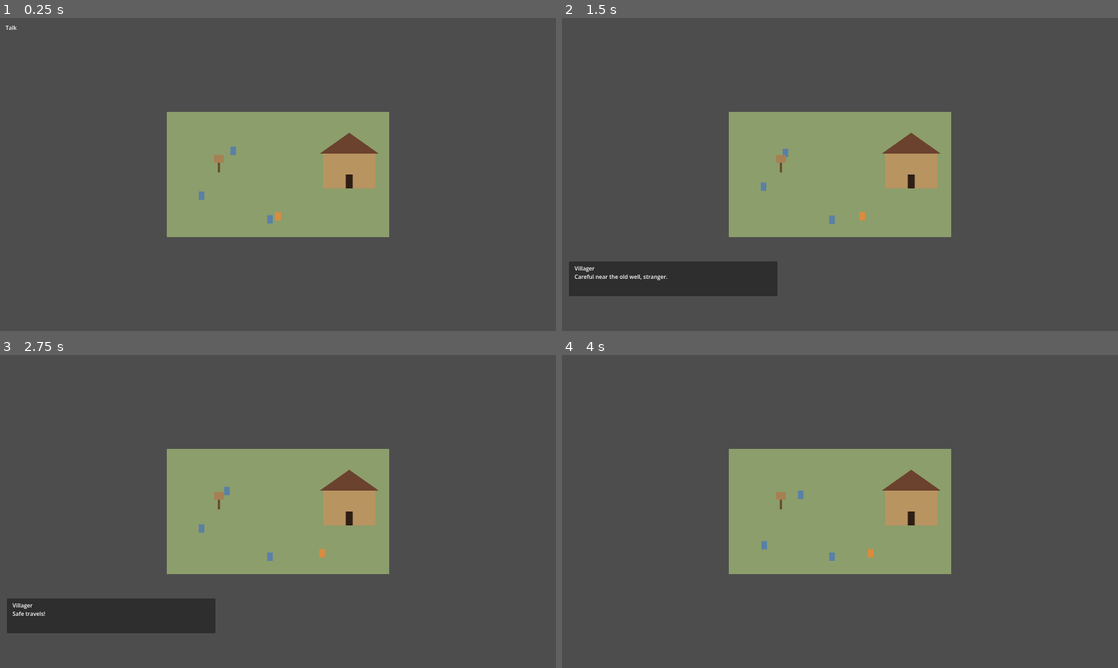
Above: before the commit, frames 1-4 (two rows, left to right).
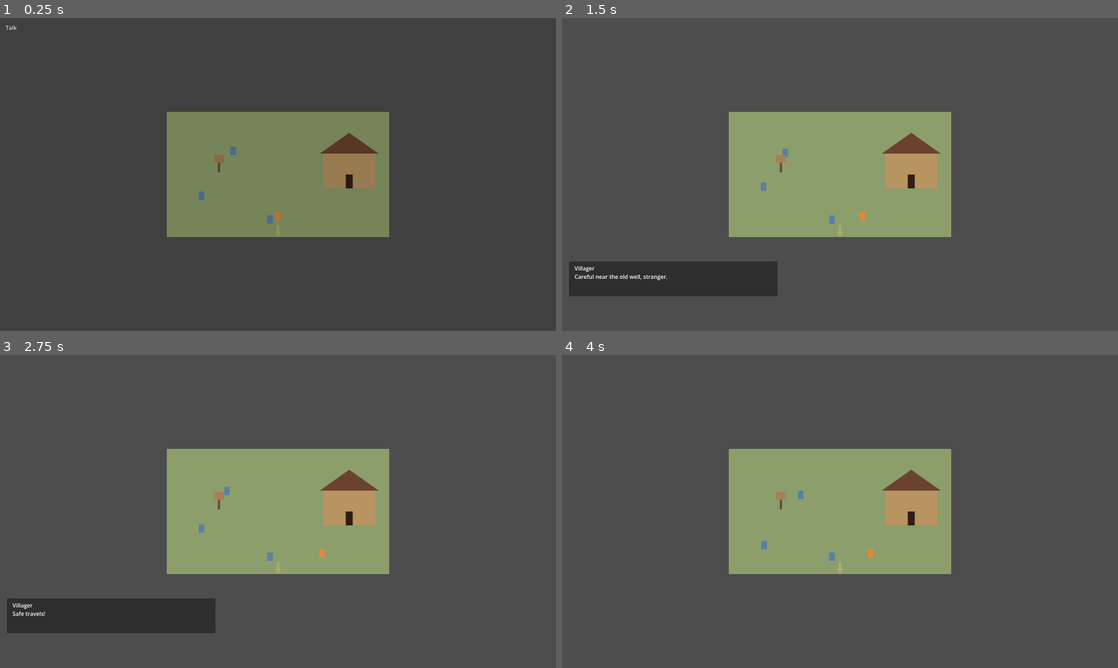
Above: after the commit, the same moments.

Repository: djkipyaboy/bunnies
Game: Godot game, scene res://world/town_demo.tscn
The game is run twice, just before and just after one commit, with the same random seed, the same clock (stepped at 60 frames per second) and the same inputs. This scene is started directly instead of the project's main scene.
Inputs (mouse positions are in pixels of both pictures, inside the frame that each line leads up to):
- Up to frame 1 (0.25 s): no input
- Up to frame 2 (1.5 s): move the mouse to (962, 158) at 0.52 s; hold D (move_right) 0.53-1.25 s; hold E (interact) 0.53-1.25 s; click (962, 158) at 0.67 s; tap Enter at 1.25 s; drag from (728, 190) to (834, 218) at 1.27 s
- Up to frame 3 (2.75 s): tap Space at 2 s; move the mouse to (333, 442) at 2.02 s; hold D (move_right) from 2.03 s (still down); hold E (interact) from 2.03 s (still down)
- Up to frame 4 (4 s): release D (move_right) at 2.75 s; release E (interact) at 2.75 s; drag from (812, 574) to (778, 502) at 2.77 s; move the mouse to (1006, 558) at 3.52 s; hold A (move_left) from 3.53 s (still down); hold E (interact) from 3.53 s (still down)

The runs differ from the first frame. In frame 1, 16% of the frame differs, in the area x 1-70%, y 2-70%; in frame 2, less than 0.1%; in frame 3, less than 0.1%; in frame 4, less than 0.1%.

Commit message:
feat(world): assemble the overworld demo scene and link it to town_demo.tscn
Builds OverworldDemo (river+bridge, mountain, trees, village SceneExit) reusing
Task 1-4's WorldGeometry/Interactable/FadeOverlay/SceneExit plus the existing
PCController/InteractPrompt, and wires town_demo.gd with its own TownExit back
out, matching the shop's existing dim/bright arrow pattern.

Diff:
--- /dev/null
+++ b/tests/test_overworld_demo_smoke.gd
@@ -0,0 +1,22 @@
+extends SceneTree
+
+## Headless smoke test for the overworld demo scene (2026-07-08-overworld-demo-prototype-design.md).
+## Confirms the scene loads and runs a few frames without a script/runtime error. Does NOT
+## verify map feel, obstacle placement, the bridge crossing, or the village transition — that
+## verification requires a human actually running the scene.
+
+var _instance: Node
+var _frames: int = 0
+
+func _init() -> void:
+	var scene: PackedScene = load("res://world/overworld_demo.tscn")
+	_instance = scene.instantiate()
+	root.add_child(_instance)
+
+func _process(_delta: float) -> bool:
+	_frames += 1
+	if _frames >= 5:
+		print("ok overworld_demo.tscn loaded and ran 5 process frames without crashing")
+		_instance.free()
+		return true
+	return false
--- /dev/null
+++ b/world/overworld_demo.gd
@@ -0,0 +1,195 @@
+class_name OverworldDemo
+extends Node2D
+
+## Root scene for the overworld demo prototype (2026-07-08-overworld-demo-prototype-design.md).
+## Flat top-down, same style/camera/movement code as town_demo.gd — the design bible's locked
+## tilted/dimetric overworld look is a separate, later visual pass (spec §0). Proves: a
+## walkable map with real physical obstacles (a river only crossable at one bridge), and a
+## landmark that transitions to a DIFFERENT scene (town_demo.tscn) via a fade, unlike the
+## town's same-scene, no-fade Door toggle. No content commitment: layout/obstacle positions
+## are disposable placeholders.
+
+const OVERWORLD_BOUNDS := Rect2(0, 0, 1280, 720)
+const RIVER_X_START: float = 600.0
+const RIVER_WIDTH: float = 60.0
+const BRIDGE_GAP_Y_START: float = 300.0
+const BRIDGE_GAP_HEIGHT: float = 80.0
+const MOUNTAIN_RECT := Rect2(1080, 40, 160, 160)
+const VILLAGE_POSITION := Vector2(200, 360)
+const PC_SPAWN := Vector2(200, 460)
+
+var _world: Node2D
+var _pc: PCController
+var _camera: Camera2D
+var _interact_prompt: InteractPrompt
+var _fade_overlay: FadeOverlay
+var _highlighted_target: Interactable
+
+func _ready() -> void:
+	_fade_overlay = FadeOverlay.new()
+	add_child(_fade_overlay)
+	_build_world()
+	_build_pc()
+	_build_camera()
+	_build_ui()
+
+func _build_world() -> void:
+	_world = Node2D.new()
+	_world.name = "World"
+	add_child(_world)
+
+	var ground := ColorRect.new()
+	ground.color = Color(0.5, 0.6, 0.4)
+	ground.position = OVERWORLD_BOUNDS.position
+	ground.size = OVERWORLD_BOUNDS.size
+	_world.add_child(ground)
+
+	_build_river()
+	_build_mountain()
+	_build_trees()
+	_build_village()
+
+	WorldGeometry.add_boundary_walls(_world, OVERWORLD_BOUNDS)
+
+func _build_river() -> void:
+	var river_visual := ColorRect.new()
+	river_visual.color = Color(0.3, 0.5, 0.75)
+	river_visual.position = Vector2(RIVER_X_START, OVERWORLD_BOUNDS.position.y)
+	river_visual.size = Vector2(RIVER_WIDTH, OVERWORLD_BOUNDS.size.y)
+	_world.add_child(river_visual)
+
+	var bridge_gap_end: float = BRIDGE_GAP_Y_START + BRIDGE_GAP_HEIGHT
+	var river_north := Rect2(RIVER_X_START, OVERWORLD_BOUNDS.position.y, RIVER_WIDTH, BRIDGE_GAP_Y_START - OVERWORLD_BOUNDS.position.y)
+	var river_south := Rect2(RIVER_X_START, bridge_gap_end, RIVER_WIDTH, OVERWORLD_BOUNDS.end.y - bridge_gap_end)
+	WorldGeometry.add_solid_collider(_world, river_north)
+	WorldGeometry.add_solid_collider(_world, river_south)
+
+	var bridge_deck := ColorRect.new()
+	bridge_deck.color = Color(0.55, 0.4, 0.25)
+	bridge_deck.position = Vector2(RIVER_X_START - 10.0, BRIDGE_GAP_Y_START)
+	bridge_deck.size = Vector2(RIVER_WIDTH + 20.0, BRIDGE_GAP_HEIGHT)
+	_world.add_child(bridge_deck)
+
+func _build_mountain() -> void:
+	var visual := ColorRect.new()
+	visual.color = Color(0.5, 0.5, 0.52)
+	visual.position = MOUNTAIN_RECT.position
+	visual.size = MOUNTAIN_RECT.size
+	_world.add_child(visual)
+	WorldGeometry.add_solid_collider(_world, MOUNTAIN_RECT)
+
+func _build_trees() -> void:
+	var tree_positions: Array[Vector2] = [
+		Vector2(80, 150), Vector2(350, 120), Vector2(450, 550), Vector2(120, 600),
+		Vector2(750, 180), Vector2(950, 500), Vector2(1150, 300),
+	]
+	for tree_position: Vector2 in tree_positions:
+		_world.add_child(_build_tree(tree_position))
+
+func _build_tree(tree_position: Vector2) -> Node2D:
+	var tree := Node2D.new()
+	tree.position = tree_position
+
+	var trunk := ColorRect.new()
+	trunk.color = Color(0.4, 0.28, 0.16)
+	trunk.position = Vector2(-4, -4)
+	trunk.size = Vector2(8, 16)
+	tree.add_child(trunk)
+
+	var canopy := ColorRect.new()
+	canopy.color = Color(0.25, 0.45, 0.22)
+	canopy.position = Vector2(-14, -28)
+	canopy.size = Vector2(28, 28)
+	tree.add_child(canopy)
+
+	WorldGeometry.add_solid_collider(tree, Rect2(-10, -10, 20, 20))
+	return tree
+
+func _build_village() -> void:
+	var landmark := Node2D.new()
+	landmark.position = VILLAGE_POSITION
+
+	var roof := Polygon2D.new()
+	roof.color = Color(0.42, 0.26, 0.18)
+	roof.polygon = PackedVector2Array([Vector2(-30, 10), Vector2(0, -30), Vector2(30, 10)])
+	landmark.add_child(roof)
+
+	var body := ColorRect.new()
+	body.color = Color(0.72, 0.58, 0.38)
+	body.position = Vector2(-25, 10)
+	body.size = Vector2(50, 30)
+	landmark.add_child(body)
+
+	_world.add_child(landmark)
+	WorldGeometry.add_solid_collider(_world, Rect2(VILLAGE_POSITION.x - 25.0, VILLAGE_POSITION.y + 10.0, 50.0, 30.0))
+
+	var entrance := SceneExit.new()
+	entrance.name = "VillageEntrance"
+	entrance.prompt_text = "Enter Village"
+	entrance.target_scene_path = "res://world/town_demo.tscn"
+	entrance.global_position = VILLAGE_POSITION + Vector2(0, 40)
+	entrance.fade_overlay = _fade_overlay
+	_world.add_child(entrance)
+
+func _build_pc() -> void:
+	_pc = PCController.new()
+	_pc.name = "PC"
+	_pc.global_position = PC_SPAWN
+
+	var shape := CollisionShape2D.new()
+	var capsule := CapsuleShape2D.new()
+	capsule.radius = 8.0
+	capsule.height = 20.0
+	shape.shape = capsule
+	_pc.add_child(shape)
+
+	var visual := ColorRect.new()
+	visual.color = Color(0.85, 0.55, 0.25)
+	visual.position = Vector2(-8, -12)
+	visual.size = Vector2(16, 24)
+	_pc.add_child(visual)
+
+	add_child(_pc)
+
+func _build_camera() -> void:
+	_camera = Camera2D.new()
+	_camera.name = "Camera2D"
+	_camera.position_smoothing_enabled = true
+	_camera.limit_left = int(OVERWORLD_BOUNDS.position.x)
+	_camera.limit_top = int(OVERWORLD_BOUNDS.position.y)
+	_camera.limit_right = int(OVERWORLD_BOUNDS.end.x)
+	_camera.limit_bottom = int(OVERWORLD_BOUNDS.end.y)
+	_pc.add_child(_camera)
+
+func _build_ui() -> void:
+	var ui := CanvasLayer.new()
+	ui.name = "UI"
+	add_child(ui)
+
+	_interact_prompt = InteractPrompt.new()
+	_interact_prompt.position = Vector2(16, 16)
+	ui.add_child(_interact_prompt)
+
+func _process(_delta: float) -> void:
+	var target: Interactable = _pc.nearest_interactable()
+	if target != null:
+		_interact_prompt.show_prompt(target.prompt_text)
+	else:
+		_interact_prompt.hide_prompt()
+	_set_highlighted_target(target)
+
+func _set_highlighted_target(target: Interactable) -> void:
+	if target == _highlighted_target:
+		return
+	if _highlighted_target != null:
+		_highlighted_target.set_highlighted(false)
+	if target != null:
+		target.set_highlighted(true)
+	_highlighted_target = target
+
+func _unhandled_input(event: InputEvent) -> void:
+	if not event.is_action_pressed("interact"):
+		return
+	var target: Interactable = _pc.nearest_interactable()
+	if target != null:
+		target.interact()
--- /dev/null
+++ b/world/overworld_demo.tscn
@@ -0,0 +1,6 @@
+[gd_scene load_steps=2 format=3]
+
+[ext_resource type="Script" path="res://world/overworld_demo.gd" id="1_overworld_demo"]
+
+[node name="OverworldDemo" type="Node2D"]
+script = ExtResource("1_overworld_demo")
--- a/world/town_demo.gd
+++ b/world/town_demo.gd
@@ -23,6 +23,7 @@
 var _dialogue_box: DialogueBox
 var _board_panel: AdventuringBoardPanel
 var _interact_prompt: InteractPrompt
+var _fade_overlay: FadeOverlay
 var _shop_entry_marker: Marker2D
 var _highlighted_target: Interactable
 var _talking_to: Villager
@@ -157,6 +158,9 @@
 	var ui := CanvasLayer.new()
 	ui.name = "UI"
 	add_child(ui)
+
+	_fade_overlay = FadeOverlay.new()
+	add_child(_fade_overlay)
 
 	_interact_prompt = InteractPrompt.new()
 	_interact_prompt.position = Vector2(16, 16)
@@ -216,6 +220,25 @@
 	exit_door.add_child(exit_arrow)
 	exit_door.highlight_visual = exit_arrow
 
+	var town_exit := SceneExit.new()
+	town_exit.name = "TownExit"
+	town_exit.prompt_text = "Leave Town"
+	town_exit.target_scene_path = "res://world/overworld_demo.tscn"
+	town_exit.global_position = Vector2(320, 340)
+	town_exit.fade_overlay = _fade_overlay
+	_exterior.add_child(town_exit)
+
+	var town_exit_arrow := Polygon2D.new()
+	town_exit_arrow.name = "TownExitArrow"
+	town_exit_arrow.color = Color(1.0, 0.95, 0.4)
+	town_exit_arrow.modulate.a = Interactable.DIM_ALPHA
+	town_exit_arrow.polygon = PackedVector2Array([
+		Vector2(-4, -15), Vector2(4, -15), Vector2(4, 5),
+		Vector2(10, 5), Vector2(0, 20), Vector2(-10, 5), Vector2(-4, 5),
+	])
+	town_exit.add_child(town_exit_arrow)
+	town_exit.highlight_visual = town_exit_arrow
+
 func _make_dialogue(line_text: String, speaker_name: String = "Villager") -> DialogueSet:
 	var greeting := DialogueLine.new()
 	greeting.speaker_name = speaker_name
Not shown, added: tests/test_overworld_demo_smoke.gd.uid
Not shown, added: world/overworld_demo.gd.uid
